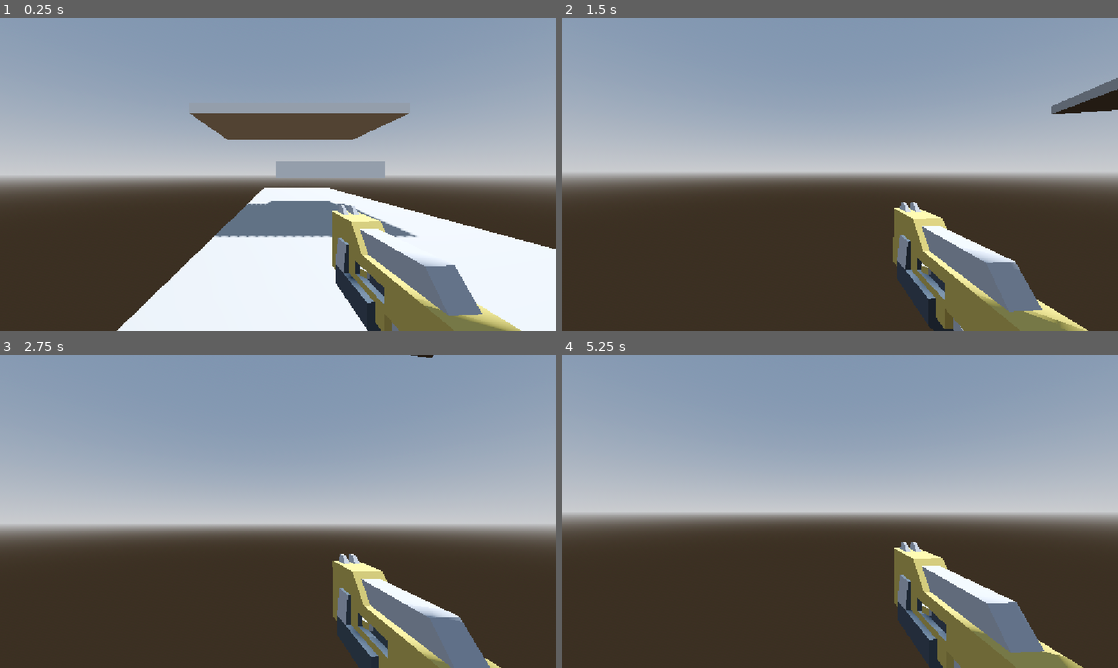
Above: before the commit, frames 1-4 (two rows, left to right).
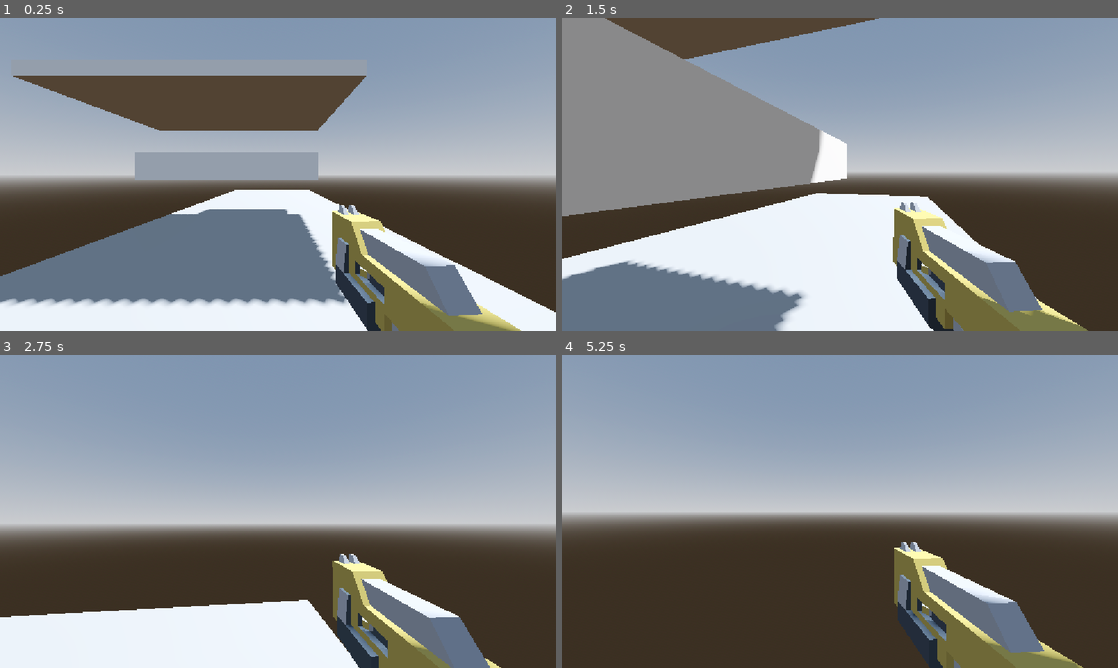
Above: after the commit, the same moments.

Repository: ErneElg162/DangDezeDubiousDimensions
Game: Godot game, scene res://Test.tscn
Two runs of this game, one before a commit and one after it. Both use one fixed random seed, a clock stepped at 60 frames per second and the inputs below.
Inputs (mouse positions are in pixels of both pictures, inside the frame that each line leads up to):
- Up to frame 1 (0.25 s): no input
- Up to frame 2 (1.5 s): tap Enter (ui_accept) at 0.5, 0.77 s; move the mouse to (867, 174) at 0.52 s; hold W (forward) from 0.53 s (still down); click (867, 174) at 0.6 s; move the mouse to (812, 174) at 1.27 s; click (812, 174) at 1.35 s
- Up to frame 3 (2.75 s): keep holding W (forward); tap Enter (ui_accept) at 1.52 s; move the mouse to (289, 505) at 2.02 s; click (289, 505) at 2.1 s
- Up to frame 4 (5.25 s): keep holding W (forward); move the mouse to (834, 517) at 2.77 s; click (834, 517) at 2.85 s; tap Enter (ui_accept) at 3.02, 3.77, 4.52 s; move the mouse to (878, 514) at 3.52 s; click (878, 514) at 3.6 s; move the mouse to (795, 508) at 4.27 s; click (795, 508) at 4.35 s; move the mouse to (845, 511) at 5.02 s; click (845, 511) at 5.1 s

The runs differ from the first frame. In frame 1, 33% of the frame differs, in the area x 0-100%, y 18-100%; in frame 2, 47%, in the area x 0-100%, y 0-100%; in frame 3, 12%; in frame 4, 0.5%.

Commit message:
removed gun collision

Diff:
--- a/dddd/Character/character_body_3d.gd
+++ b/dddd/Character/character_body_3d.gd
@@ -65,4 +65,6 @@
 		velocity.x = move_toward(velocity.x, 0, SPEED)
 		velocity.z = move_toward(velocity.z, 0, SPEED)
 
+	print(velocity)
+
 	move_and_slide()
--- a/dddd/Grappling/gun.tscn
+++ b/dddd/Grappling/gun.tscn
@@ -2,9 +2,6 @@
 
 [ext_resource type="Script" uid="uid://cbjfm4ct77m8e" path="res://Character/character_body_3d.gd" id="1_dk5gl"]
 [ext_resource type="PackedScene" uid="uid://uv8kb4x0yyt" path="res://Grappling/blasterM.glb" id="2_kw0bs"]
-
-[sub_resource type="BoxShape3D" id="BoxShape3D_8iju2"]
-size = Vector3(0.19433594, 0.31274414, 0.68310547)
 
 [node name="Gun" type="CharacterBody3D" unique_id=1647983618]
 script = ExtResource("1_dk5gl")
@@ -14,10 +11,6 @@
 [node name="blasterM2" type="MeshInstance3D" parent="blasterM2" unique_id=1533241305]
 transform = Transform3D(1, 0, 0, 0, 1, 0, 0, 0, 1, -0.16365817, 0, 0)
 
-[node name="CollisionShape3D" type="CollisionShape3D" parent="." unique_id=1711766701]
-transform = Transform3D(1, 0, 0, 0, 1, 0, 0, 0, 1, -0.14939123, -0.0039574206, -0.14442986)
-shape = SubResource("BoxShape3D_8iju2")
-
 [node name="bulletMarker" type="Marker3D" parent="." unique_id=1156323843]
 unique_name_in_owner = true
 transform = Transform3D(1, 0, 0, 0, 1, 0, 0, 0, 1, -0.14802364, 0.09515571, 0.14450954)
--- a/dddd/project.godot
+++ b/dddd/project.godot
@@ -46,10 +46,6 @@
 "events": [Object(InputEventKey,"resource_local_to_scene":false,"resource_name":"","device":-1,"window_id":0,"alt_press …(195 unchanged characters)…
 ]
 }
-phase={
-"deadzone": 0.2,
-"events": []
-}
 left_mouse_click={
 "deadzone": 0.2,
 "events": [Object(InputEventMouseButton,"resource_local_to_scene":false,"resource_name":"","device":-1,"window_id":0,"a …(259 unchanged characters)…
